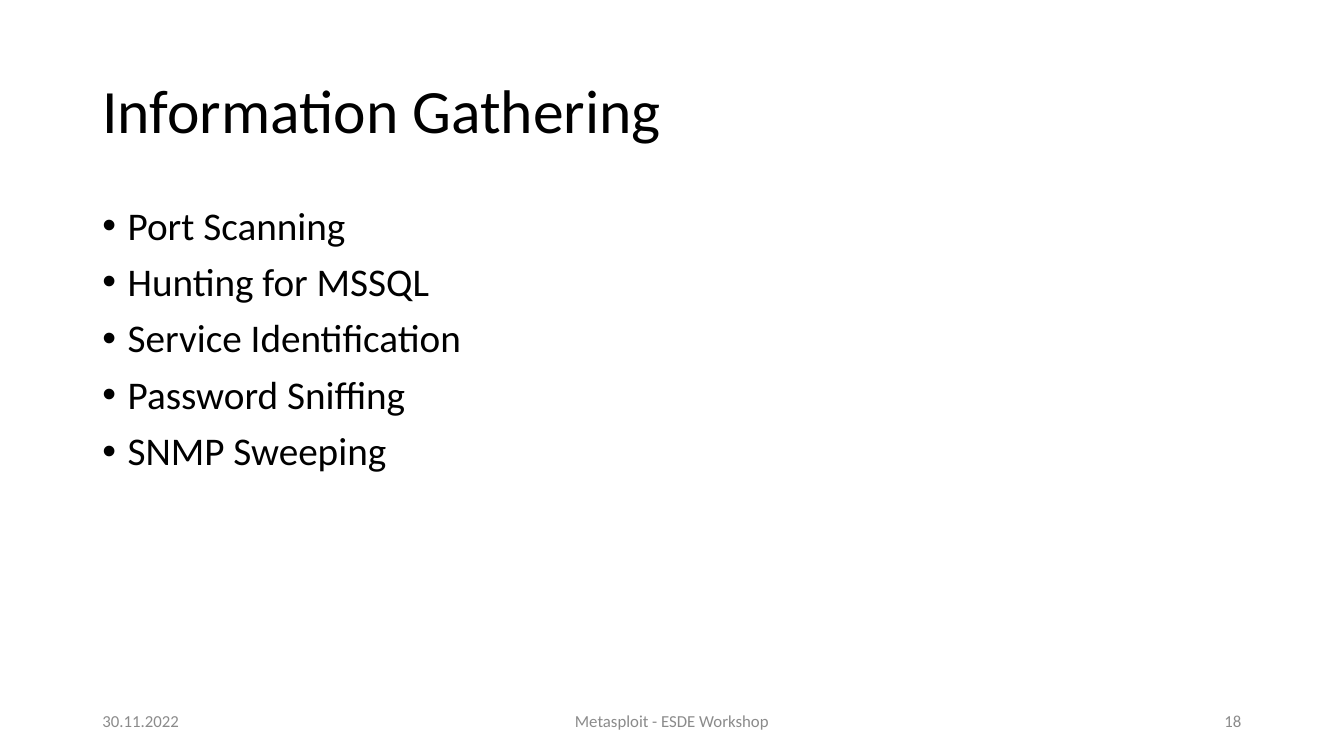
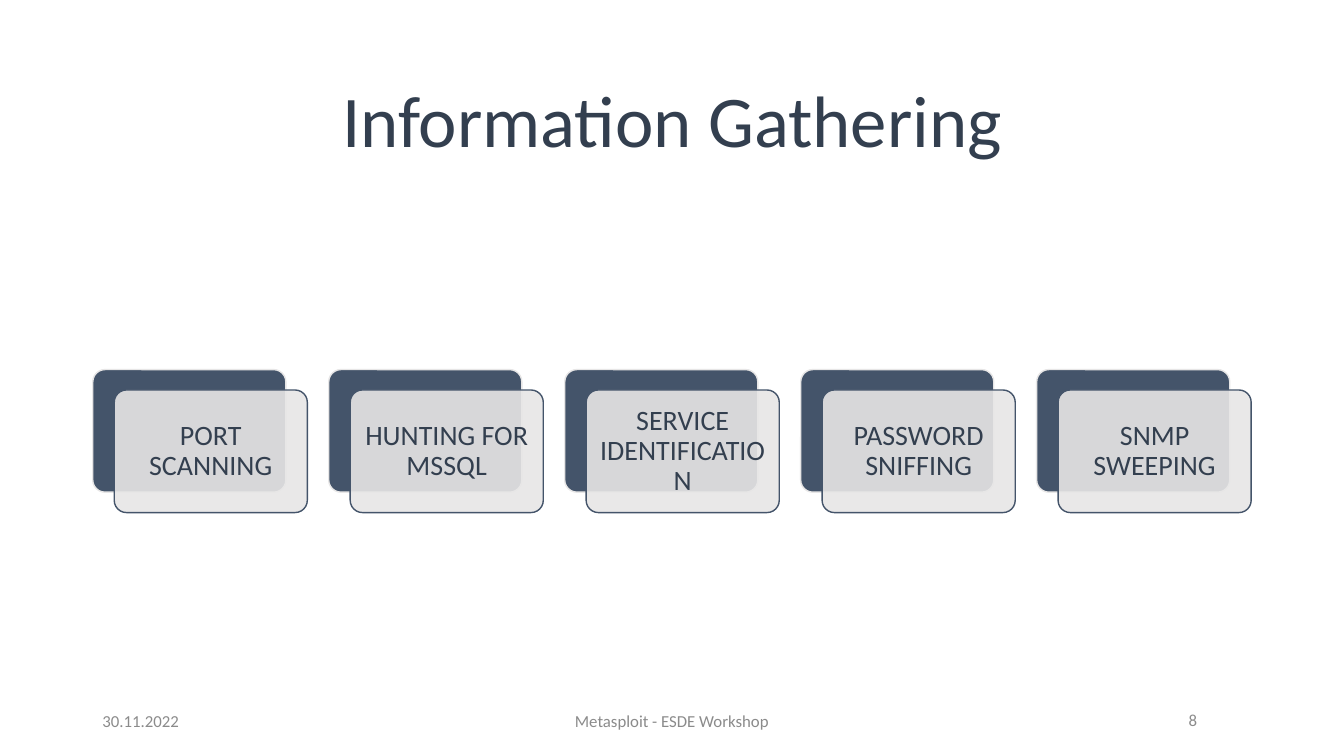
Before and after one commit to sebivenlo/ESDE_Metasploit_2022, a slide deck: slide 8 of presentation.pptx (slide 18 before the commit). Drawn at 1344x756 pixels with LibreOffice and Linux fonts; fonts in the diff are those of the drawing. Boxes give left, top, right and bottom in pixels: in the first picture for what was removed or moved away, otherwise in the second. Text is boxed around its words. In the diff, an @@ line names an element or a change of style, - is before the commit and + after.

```diff
--- a/presentation.pptx
+++ b/presentation.pptx
@@ title "Information Gathering": place and size @@
-title "Information Gathering" at [102,90,661,144]
+title "Information Gathering" at [342,96,1001,160]
@@ title "Information Gathering" at [342,96,1001,160]: size 44 to 52 pt, text colour #000000 to #333F50; alignment left to centre @@
@@ text removed at [128,213,461,472] @@
-• Port Scanning
-• Hunting for MSSQL
-• Service Identification
-• Password Sniffing
-• SNMP Sweeping
@@ group added at [93,370,1252,513]: 10 rounded rectangles, 5 texts @@
+PORT SCANNING
+HUNTING FOR MSSQL
+SERVICE IDENTIFICATION
+PASSWORD SNIFFING
+SNMP SWEEPING
@@ page number: place and size @@
-page number at [1224,715,1241,727]
+page number at [950,701,1252,741]
@@ page number at [1189,714,1197,726]: text changed @@
-18
+8
```
Also in this commit, not shown: 9 other slides changed, 10 slides removed.
